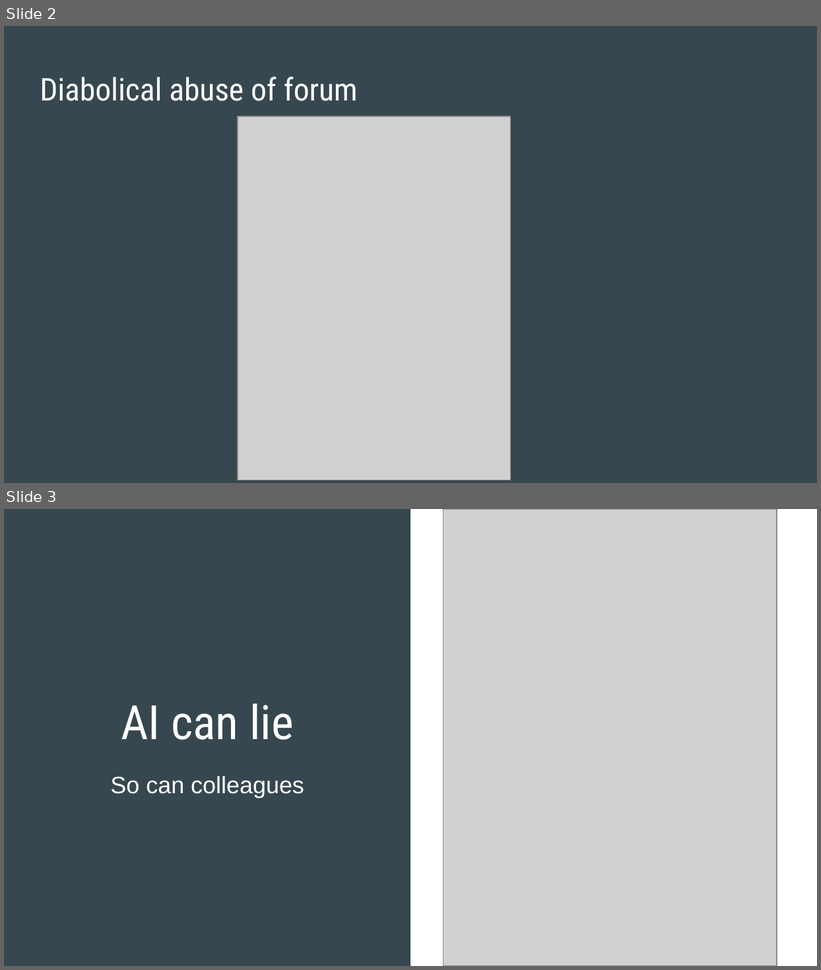
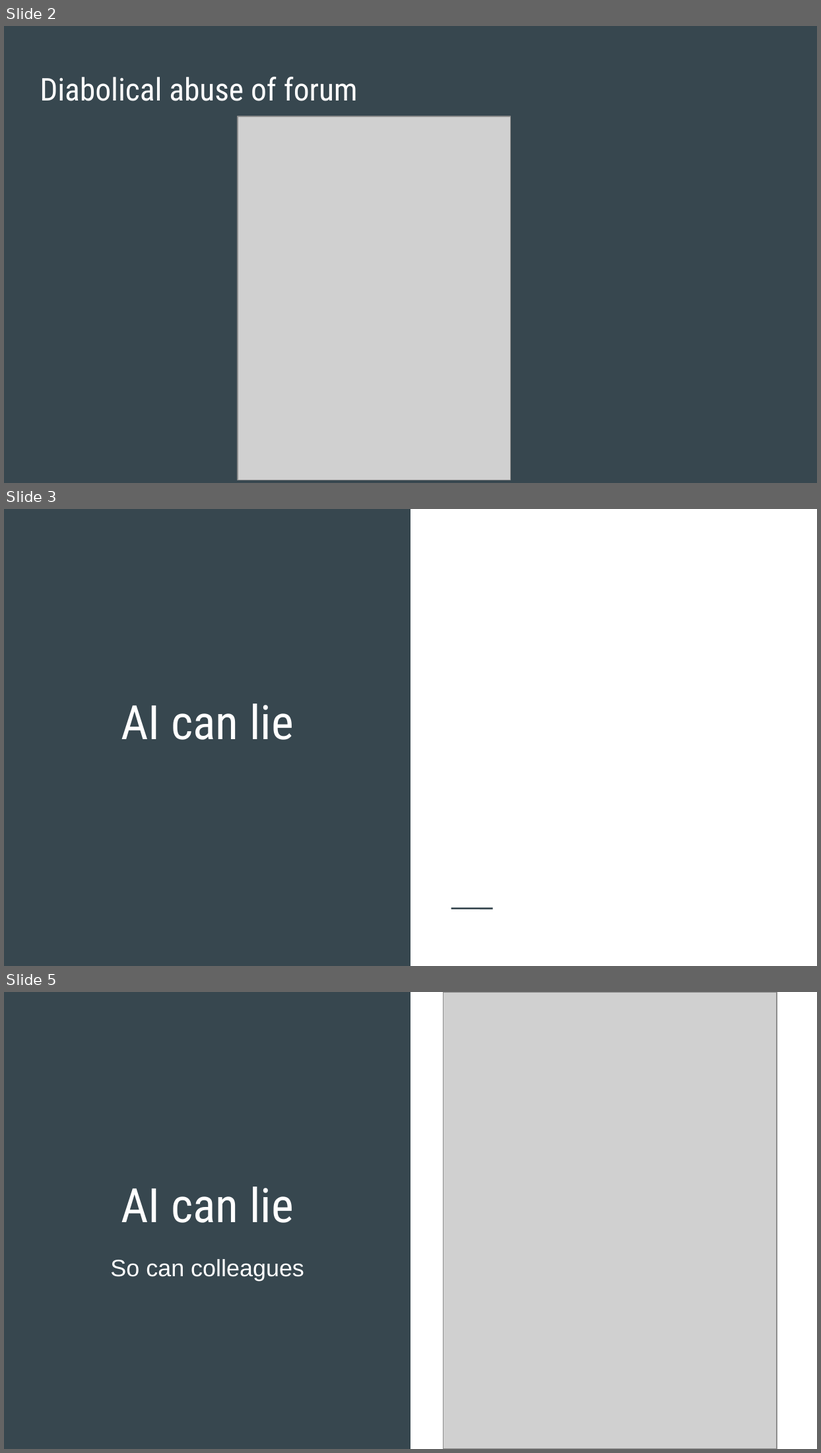
Before and after one commit to jimregan/not-the-30pct-seminar, a slide deck: odp/Setting the record straight.odp. Shown one above the other, each under a label of ours: slides 2 and 3 before the commit, slides 2, 3 and 5 after it; the slides between them are not shown. The pictures are 821x970 and 821x1453 pixels, drawn with LibreOffice and Linux fonts; fonts in the diff are those of the drawing; grey boxes stand for pictures. Boxes give left, top, right and bottom in pixels: in the first picture for what was removed or moved away, otherwise in the second. Text is boxed around its words. In the diff, an @@ line names an element or a change of style, - is before the commit and + after.

```diff
--- a/odp/Setting the record straight.odp
+++ b/odp/Setting the record straight.odp
@@ slide 3 added at (4, 509, 817, 966), background #37474F; not listed: 1 template element that a slide beside it also shows @@
@@ title added at (121, 704, 294, 740), 42 pt, text #FFFFFF @@
+AI can lie
@@ line added from (451, 909) to (492, 909), #37474F 1.5 pt @@
@@ what was slide 3 is now slide 5 @@
```
Also in this commit, not shown: 1 other slide added.
